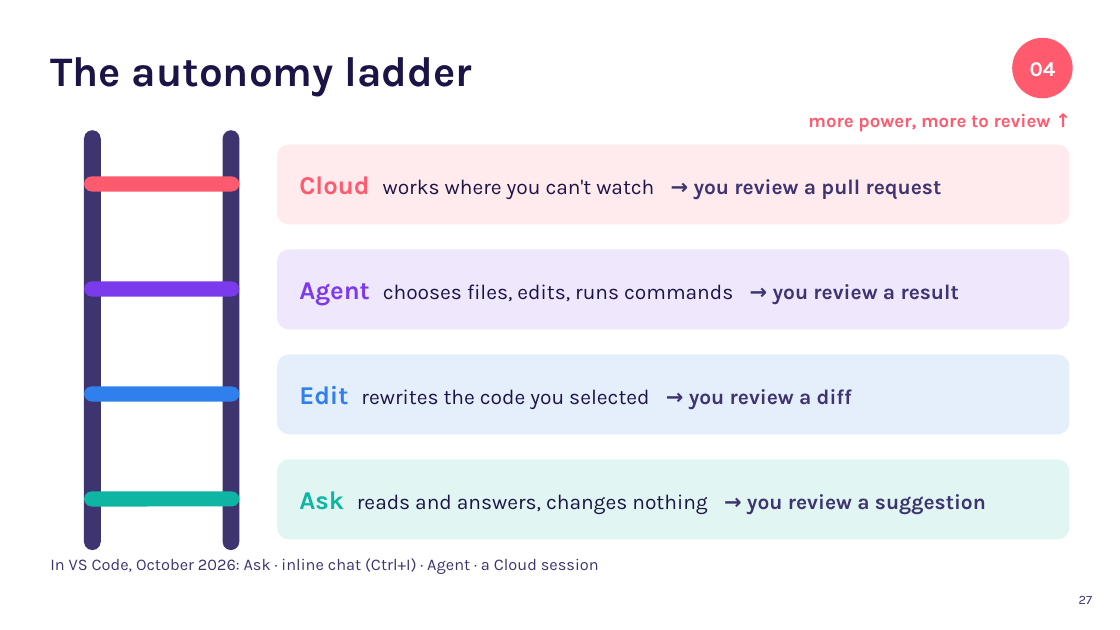
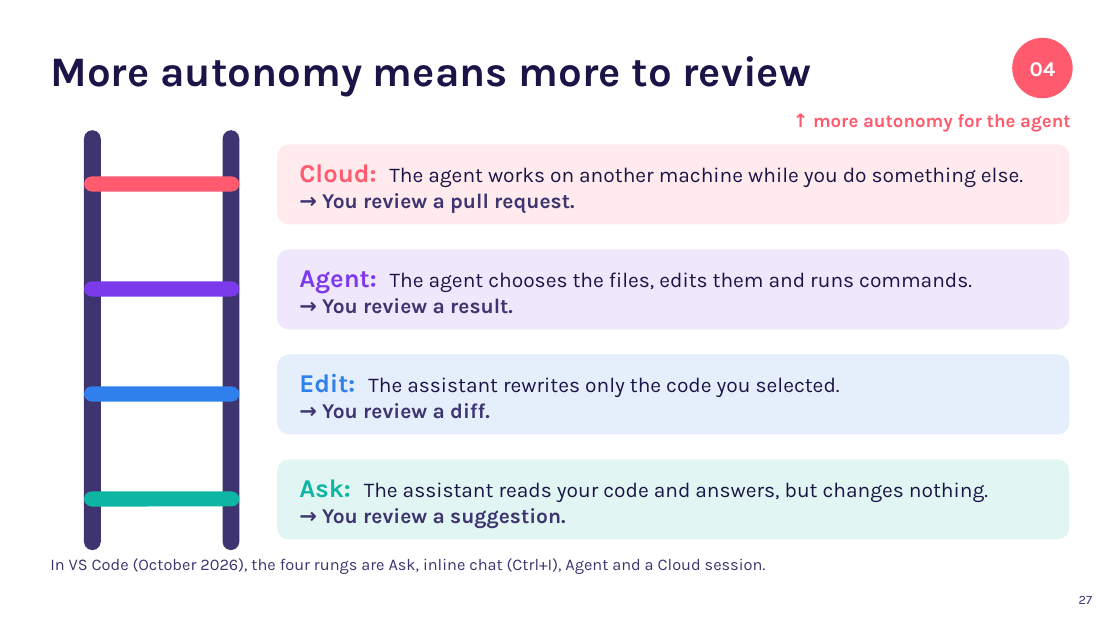
Before and after one commit to karoluciecha/ai-assisted-programming-module, a slide deck: slide 27 of lectures-and-labs/week06/agents-lecture.pptx. Drawn at 1120x630 pixels with LibreOffice and Linux fonts; fonts in the diff are those of the drawing. Boxes give left, top, right and bottom in pixels: in the first picture for what was removed or moved away, otherwise in the second. Text is boxed around its words. In the diff, an @@ line names an element or a change of style, - is before the commit and + after.

```diff
--- a/lectures-and-labs/week06/agents-lecture.pptx
+++ b/lectures-and-labs/week06/agents-lecture.pptx
@@ title at bbox=[50, 56, 810, 97]: text changed @@
-The autonomy ladder
+More autonomy means more to review
@@ text at bbox=[813, 114, 1071, 132]: text changed @@
-more power, more to review ↑
+↑ more autonomy for the agent
@@ text in rounded rectangle at bbox=[299, 164, 1023, 213]: text changed; bold off @@
-Cloud works where you can't watch → you review a pull request
+Cloud: The agent works on another machine while you do something else.
+→ You review a pull request.
@@ text in rounded rectangle at bbox=[299, 270, 972, 314]: text changed @@
-Agent chooses files, edits, runs commands → you review a result
+Agent: The agent chooses the files, edits them and runs commands.
+→ You review a result.
@@ text in rounded rectangle at bbox=[299, 374, 840, 419]: text changed @@
-Edit rewrites the code you selected → you review a diff
+Edit: The assistant rewrites only the code you selected.
+→ You review a diff.
@@ text in rounded rectangle at bbox=[299, 479, 988, 529]: text changed @@
-Ask reads and answers, changes nothing → you review a suggestion
+Ask: The assistant reads your code and answers, but changes nothing.
+→ You review a suggestion.
@@ text at bbox=[50, 558, 766, 574]: text changed @@
-In VS Code, October 2026: Ask · inline chat (Ctrl+I) · Agent · a Cloud session
+In VS Code (October 2026), the four rungs are Ask, inline chat (Ctrl+I), Agent and a Cloud session.
```
Also in this commit, not shown: 21 other slides changed, 3 slides removed, 1 other file.
